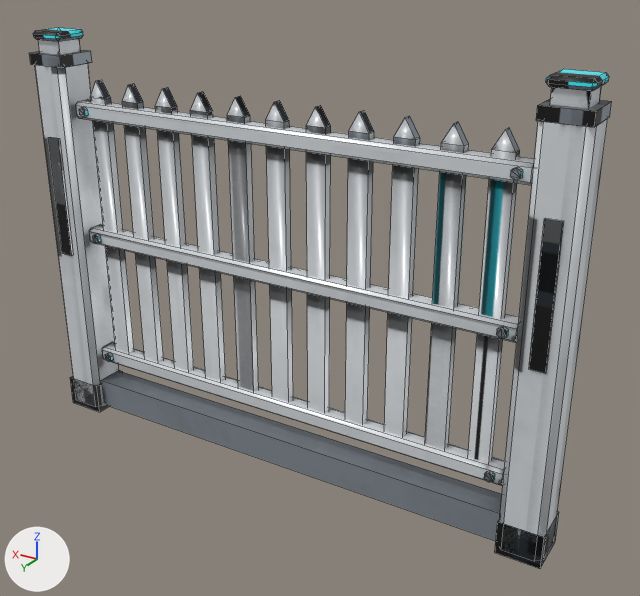
The FBX model modelos/planeta_humano/valla_residencial/valla_residencial.fbx as it was, and as the next commit left it.
Both versions are drawn from a 50 mm camera at (-3.1, 4.64, 3.73) aimed at (-0.26, -0.08, 1.36). The axes (+X, +Y, +Z) are drawn at lower left. The lights are the same throughout. The first picture is the older version. Mesh edges are drawn as thin lines. Vertices at exactly the same position are counted once.

Script lines for the objects in view, before the commit:
```python
me_valla_residencial = bpy.data.meshes.new('valla_residencial')
me_valla_residencial.from_pydata(...)  # 406 vertices, 418 faces; spans x -2.0..2.0, y -0.15..0.16, z 0.0..2.99
me_valla_residencial.materials.append(mat_valla_residencial_mat)
me_valla_residencial_neon = bpy.data.meshes.new('valla_residencial_neon')
me_valla_residencial_neon.from_pydata(...)  # a box spanning x 1.75..1.95, y -0.1..0.1, z 2.83..2.93; a box spanning x -1.95..-1.75, y -0.1..0.1, z 2.83..2.93
me_valla_residencial_neon.materials.append(mat_valla_residencial_mat_neon)
ob_valla_residencial = bpy.data.objects.new('valla_residencial', me_valla_residencial)
ob_valla_residencial.location = (0.0, 0.0, 0.0)
ob_valla_residencial_neon = bpy.data.objects.new('valla_residencial_neon', me_valla_residencial_neon)
ob_valla_residencial_neon.location = (0.0, 0.0, 0.0)
```
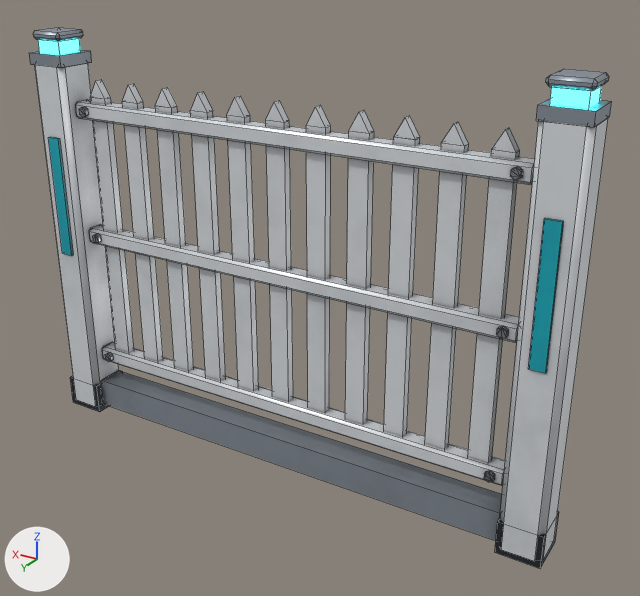
Location of each change, (x1, y1, x2, y2) in pixels of the pictures (640 x 596 px; the box of a moved part takes in the faces that stretch with it):
'valla_residencial', reshaped: before (29, 28, 612, 569); after (29, 27, 612, 569)
part 1 of me_valla_residencial_neon, surface changed: (38, 39, 602, 108) in both
part 2 of me_valla_residencial, moved or reshaped: before (91, 80, 520, 153); after (91, 80, 519, 153)
part 3 of me_valla_residencial, surface changed: (29, 28, 612, 569) in both

What changed in the scene script:
```text
Change me_valla_residencial:
    used by ob_valla_residencial; location = (0.0, 0.0, 0.0)
    remove me_valla_residencial.from_pydata(...)  # 406 vertices, 418 faces; spans x -2.0..2.0, y -0.15..0.16, z 0.0..2.99
    add me_valla_residencial.from_pydata(...)  # 450 vertices, 429 faces; spans x -2.0..2.0, y -0.15..0.16, z 0.0..2.99
    me_valla_residencial part 2
    44 faces are deleted
    22 new vertices lie (0.07, 0.0, -0.12) away from vertices in x -1.5..1.5, y -0.03..0.03, z 2.67
    22 new vertices lie (-0.14, 0.0, 0.0) away from vertices in x -1.43..1.57, y -0.03..0.03, z 2.55
    55 new faces join them
    me_valla_residencial part 3: 343 kept faces spanning x -2.0..2.0, y -0.15..0.16, z 0.0..2.99 get new texture (UV) coordinates
Change me_valla_residencial_neon:
    where me_valla_residencial_neon.from_pydata(...)  # 16 vertices, 12 faces; spans x -1.95..1.95, y -0.1..0.1, z 2.83..2.93
    used by ob_valla_residencial_neon; location = (0.0, 0.0, 0.0)
    me_valla_residencial_neon part 1: texture (UV) coordinates of 12 of 12 faces, centred in x -1.95..1.95, y -0.1..0.1, z 2.83..2.93, changed; they spanned u 0.86..0.98, v 0.0..0.98 and now span u 0.7..0.99, v 0.46..0.98
```
